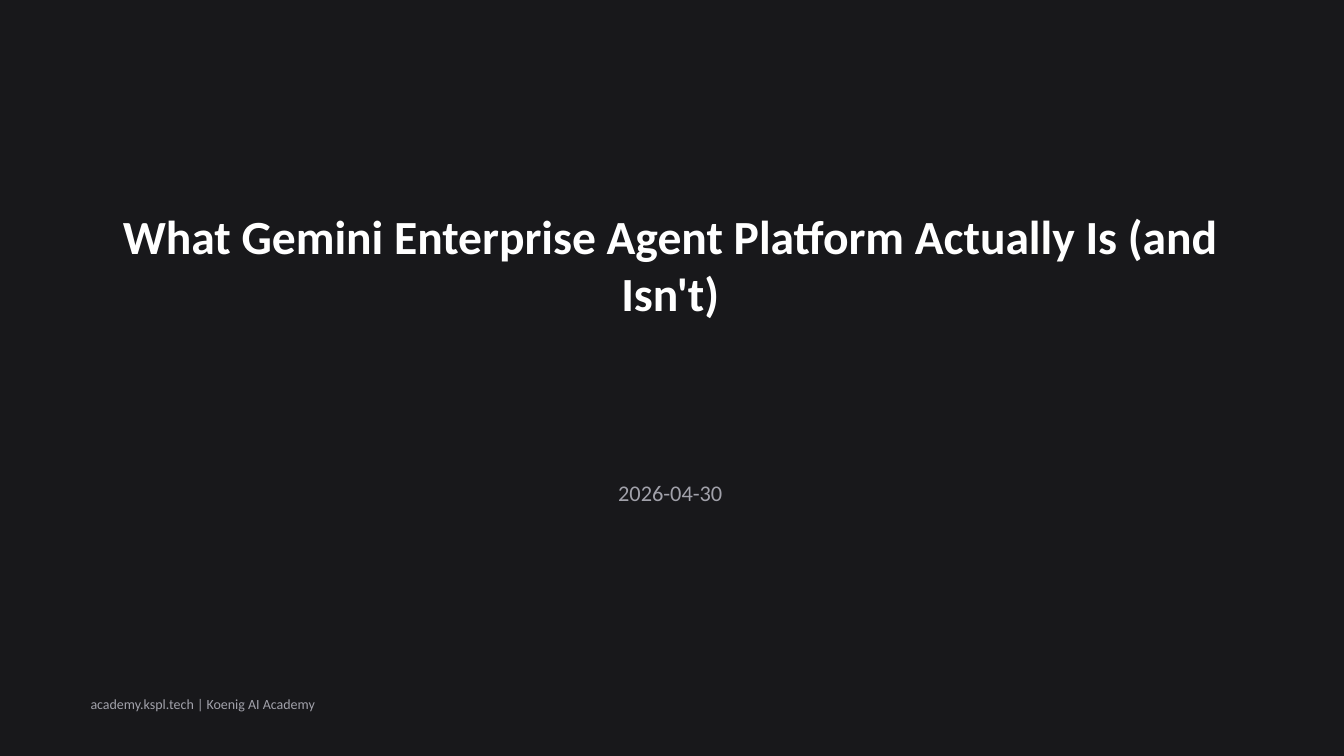
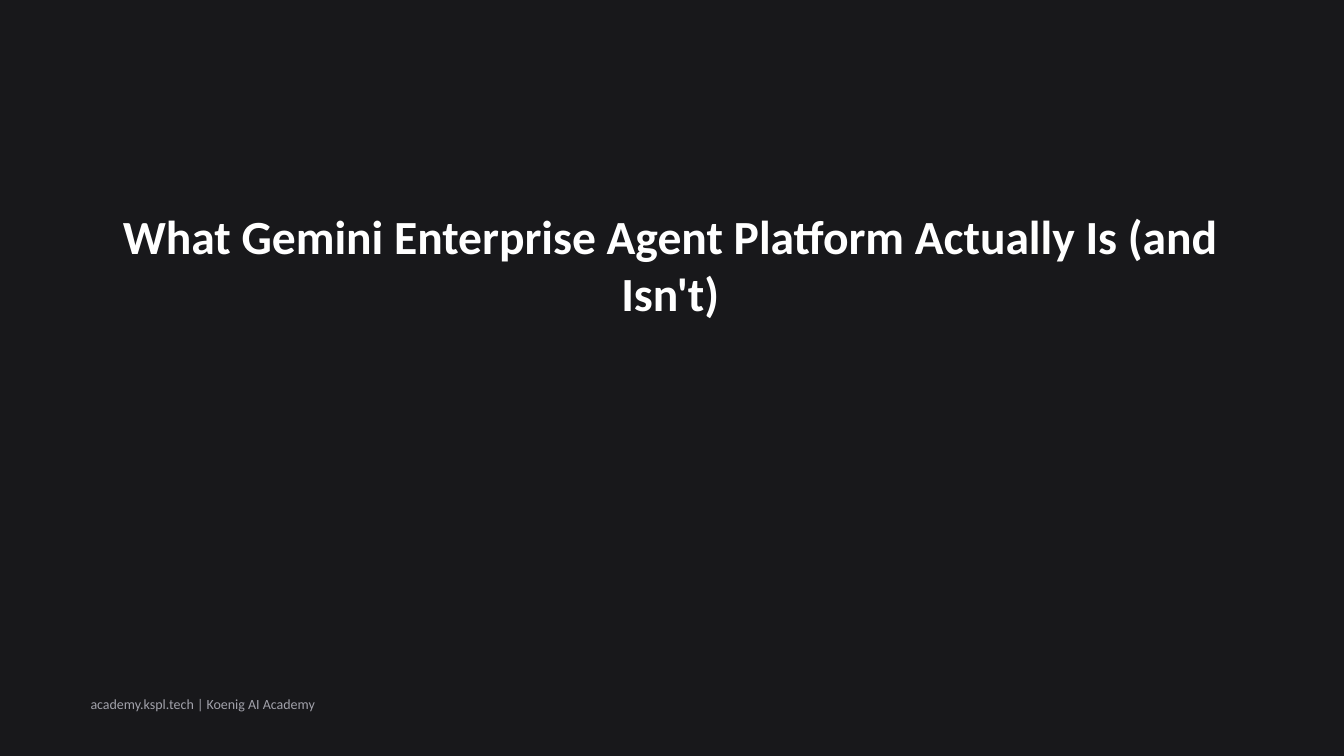
Before and after one commit to Koenig-Solutions-Private-Limited/koenig-ai-org, a slide deck: slide 1 of vault/courses/gemini-enterprise-agents/ch01-slides.pptx. Drawn at 1344x756 pixels with LibreOffice and Linux fonts; fonts in the diff are those of the drawing. Boxes give left, top, right and bottom in pixels: in the first picture for what was removed or moved away, otherwise in the second. Text is boxed around its words. In the diff, an @@ line names an element or a change of style, - is before the commit and + after.

```diff
--- a/vault/courses/gemini-enterprise-agents/ch01-slides.pptx
+++ b/vault/courses/gemini-enterprise-agents/ch01-slides.pptx
@@ text removed at (618, 486, 722, 501) @@
-2026-04-30
```
Also in this commit, not shown: 5 other slides changed, 6 other files.
